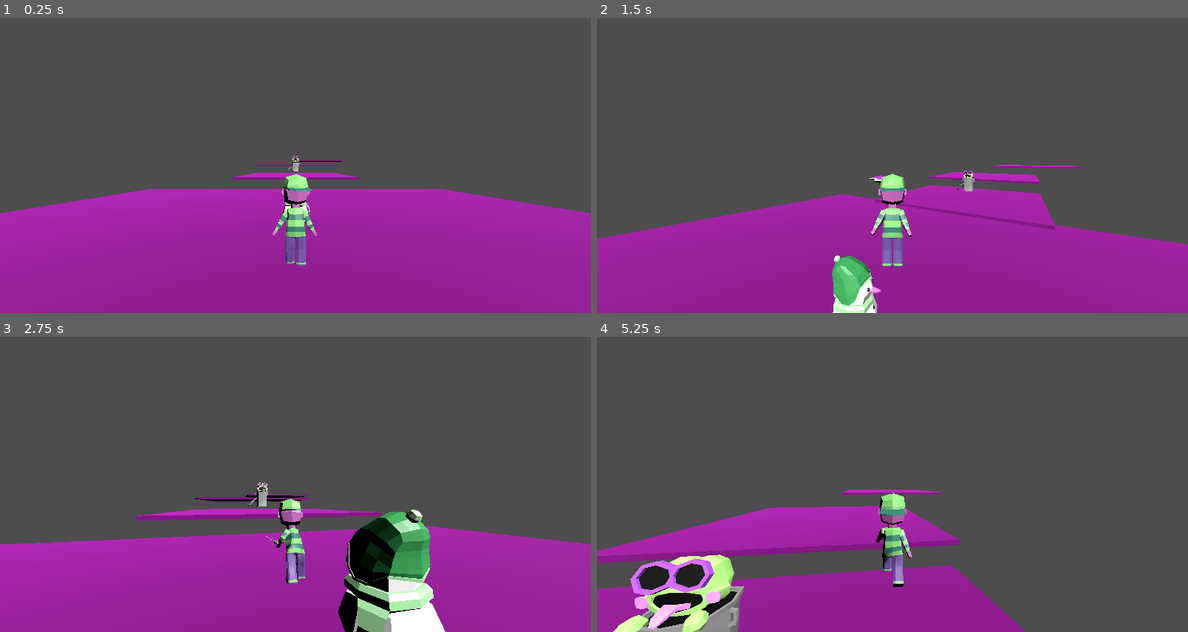
Above: before the commit, frames 1-4 (two rows, left to right).
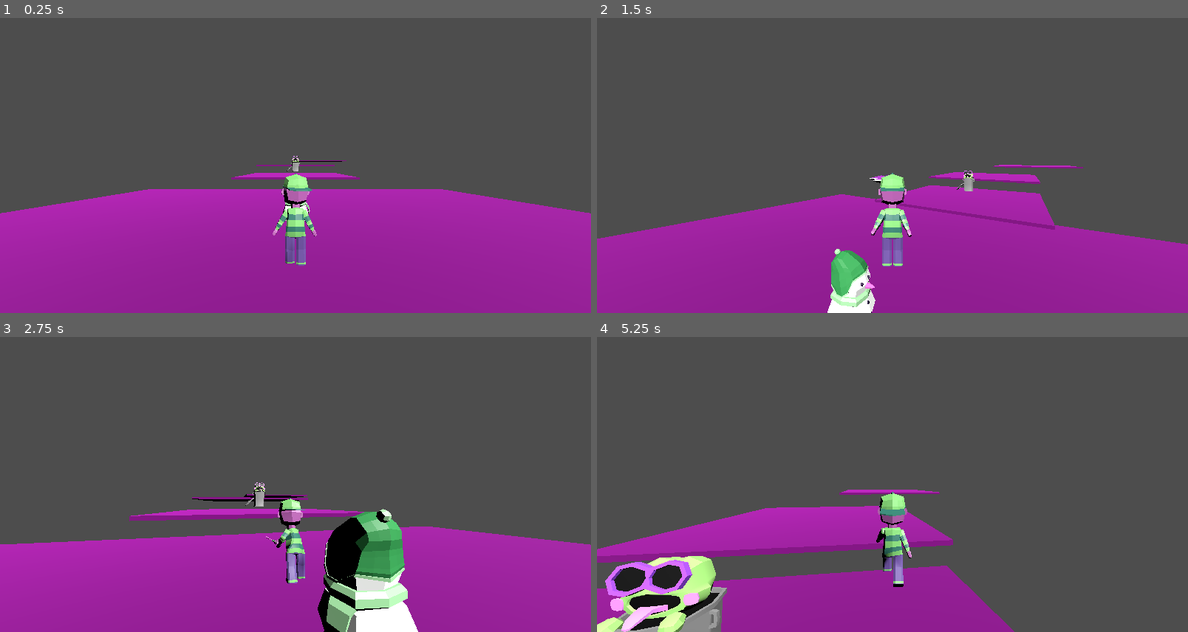
Above: after the commit, the same moments.

Repository: b4k4kozmo/KatsuBoy3D
Game: Godot game, scene res://Main.tscn
The game is run twice, just before and just after one commit, with the same random seed, the same clock (stepped at 60 frames per second) and the same inputs.
Inputs (mouse positions are in pixels of both pictures, inside the frame that each line leads up to):
- Up to frame 1 (0.25 s): no input
- Up to frame 2 (1.5 s): tap Enter (attack) at 0.5, 0.6 s; move the mouse to (922, 165) at 0.52 s; hold W (move_forward) from 0.53 s (still down); tap Space (jump) at 0.77 s; move the mouse to (862, 165) at 1.27 s; right-click (862, 165) at 1.35 s
- Up to frame 3 (2.75 s): keep holding W (move_forward); tap Space (jump) at 1.52 s; tap Enter (attack) at 1.55, 2.1 s; move the mouse to (307, 478) at 2.02 s
- Up to frame 4 (5.25 s): keep holding W (move_forward); move the mouse to (886, 490) at 2.77 s; tap E (interact) at 2.85 s; tap Space (jump) at 3.02, 3.77, 4.52 s; tap Enter (attack) at 3.05, 3.8, 4.55 s; move the mouse to (933, 487) at 3.52 s; hold Shift (run) 3.53-4.28 s; move the mouse to (845, 481) at 4.27 s; tap = (zoom_in) at 4.35 s; move the mouse to (898, 484) at 5.02 s; hold - (zoom_out) from 5.03 s (still down)

The runs differ from the first frame. In frame 1, less than 0.1% of the frame differs, in the area x 48-53%, y 62-69%; in frame 2, 0.9%; in frame 3, 6.5%, in the area x 0-100%, y 49-100%; in frame 4, 5.1%.

Commit message:
fixed bugs added features
snome now only follows you when you are within range.

- switched mob damage to be calculated on mobs script instead of weapons to avoid double damage

-added another group name "defense" to call specific collision shapes

-fixed minor knock back bug

Diff:
--- a/Player.tscn
+++ b/Player.tscn
@@ -16,7 +16,7 @@
 height = 5.13352
 radius = 2.28533
 
-[node name="Player" type="CharacterBody3D"]
+[node name="Player" type="CharacterBody3D" groups=["player"]]
 collision_mask = 14
 script = ExtResource("1_alia7")
 fall_acceleration = 77
--- a/Shuriken.gd
+++ b/Shuriken.gd
@@ -17,9 +17,10 @@
 
 
 func _on_body_entered(body):
-	if body.is_in_group("mob"):
-		body.health -= dmg
+	if body.is_in_group("mob") and body.is_in_group("defense"):
+		body.onSight = true
 		print_debug(body.health)
+		print_debug(body)
 
 	queue_free()
 
--- a/Snome.gd
+++ b/Snome.gd
@@ -9,6 +9,7 @@
 var fall_acceleration = 50
 var atk = 1
 var knockBack = 300
+var onSight = false
 
 @onready var mesh = $Pivot
 @export var speed = 5
@@ -46,10 +47,13 @@
 				tempKnockBack = attackingBody.knockBack
 				velocity.x = direction.x * -tempKnockBack
 				velocity.z = direction.z * -tempKnockBack
+				health -= attackingBody.dmg
 				await attackingBody._on_body_entered(self)
+				move_and_slide()
 
 
-		move_and_slide()
+		if onSight == true:
+			move_and_slide()
 
 		if health <= 0:
 			die()
@@ -68,3 +72,13 @@
 
 func _on_area_3d_area_exited(_area):
 	attackingBody = null
+
+
+
+func _on_player_detector_body_entered(body):
+	if body.is_in_group("player"):
+		onSight = true
+
+
+func _on_player_detector_body_exited(_body):
+		onSight = false
--- a/Snome.tscn
+++ b/Snome.tscn
@@ -10,6 +10,9 @@
 [sub_resource type="CylinderShape3D" id="CylinderShape3D_gepc6"]
 height = 3.60857
 radius = 1.31402
+
+[sub_resource type="CylinderShape3D" id="CylinderShape3D_3n6vk"]
+radius = 9.13412
 
 [node name="Snome" type="CharacterBody3D" groups=["mob"]]
 transform = Transform3D(2, 0, 0, 0, 2, 0, 0, 0, 2, 0, 0, 0)
@@ -27,7 +30,7 @@
 transform = Transform3D(1, 0, 0, 0, 1, 0, 0, 0, 1, 0, 1.69865, 0)
 shape = SubResource("CapsuleShape3D_krhdw")
 
-[node name="Area3D" type="Area3D" parent="."]
+[node name="Area3D" type="Area3D" parent="." groups=["defense"]]
 collision_layer = 4
 collision_mask = 16
 
@@ -35,5 +38,13 @@
 transform = Transform3D(1, 0, 0, 0, 1, 0, 0, 0, 1, 0, 1.95034, 0)
 shape = SubResource("CylinderShape3D_gepc6")
 
+[node name="PlayerDetector" type="Area3D" parent="."]
+
+[node name="CollisionShape3D" type="CollisionShape3D" parent="PlayerDetector"]
+transform = Transform3D(1, 0, 0, 0, 1, 0, 0, 0, 1, 0, 1.57358, 0)
+shape = SubResource("CylinderShape3D_3n6vk")
+
 [connection signal="area_entered" from="Area3D" to="." method="_on_area_3d_area_entered"]
 [connection signal="area_exited" from="Area3D" to="." method="_on_area_3d_area_exited"]
+[connection signal="body_entered" from="PlayerDetector" to="." method="_on_player_detector_body_entered"]
+[connection signal="body_exited" from="PlayerDetector" to="." method="_on_player_detector_body_exited"]
Not shown: 1 places in Snome.tscn that only renumber resources
